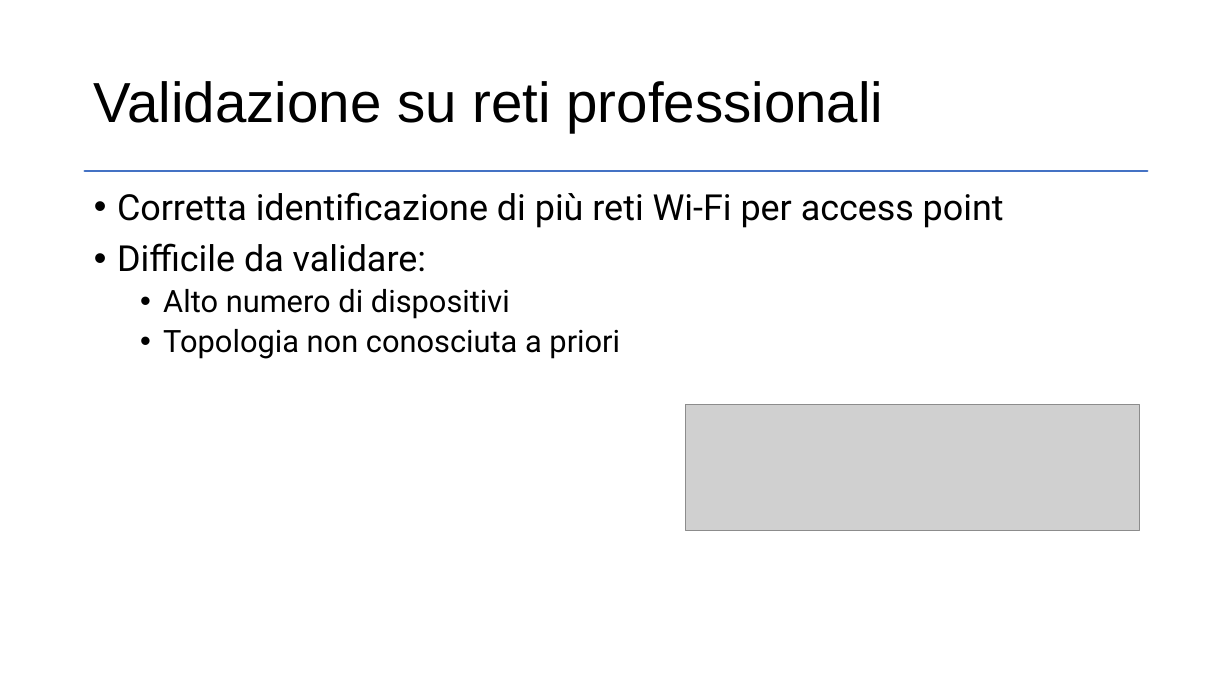
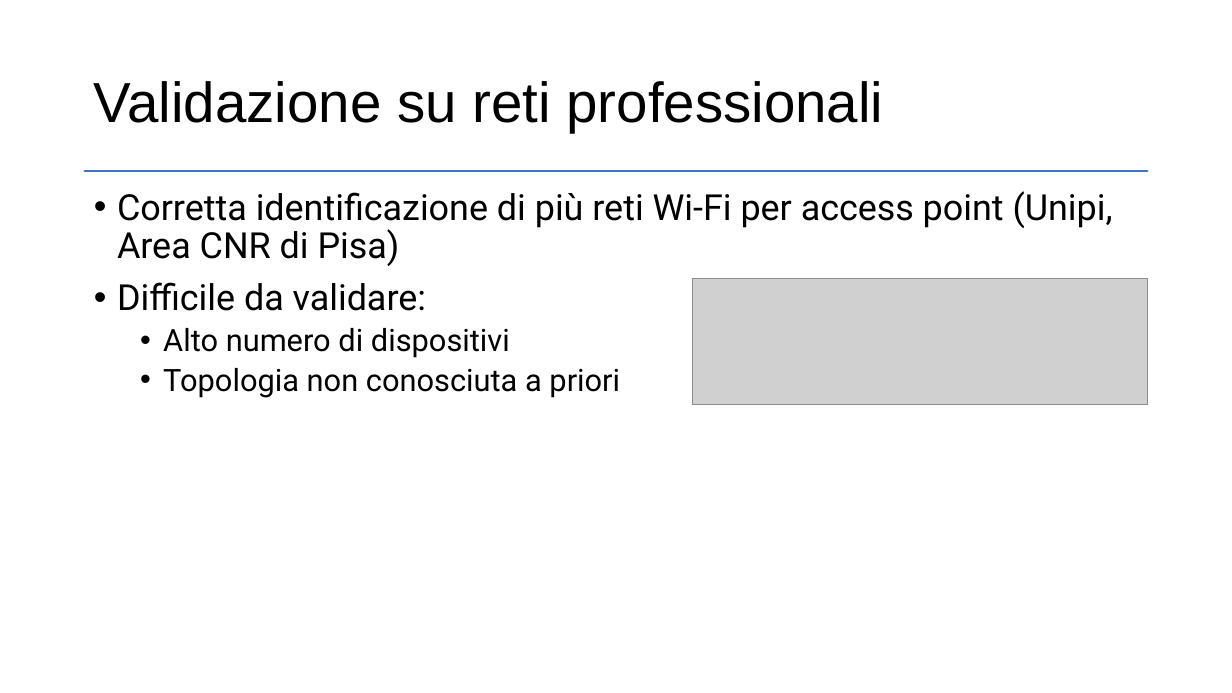
Before and after one commit to dcasenove/Tesi, a slide deck: slide 13 of Presentazione.pptx (slide 8 before the commit). Drawn at 1232x693 pixels with LibreOffice and Linux fonts; fonts in the diff are those of the drawing; grey boxes stand for pictures. Boxes give left, top, right and bottom in pixels: in the first picture for what was removed or moved away, otherwise in the second. Text is boxed around its words. In the diff, an @@ line names an element or a change of style, - is before the commit and + after.

```diff
--- a/Presentazione.pptx
+++ b/Presentazione.pptx
@@ text at <box>117,191,1113,266</box>: text changed @@
-• Corretta identificazione di più reti Wi-Fi per access point
+• Corretta identificazione di più reti Wi-Fi per access point (Unipi, Area CNR di Pisa)
@@ picture: place and size @@
-picture at <box>686,405,1141,531</box>
+picture at <box>693,278,1148,404</box>
```
Also in this commit, not shown: 14 other slides changed, 1 slide added, 1 other file.
